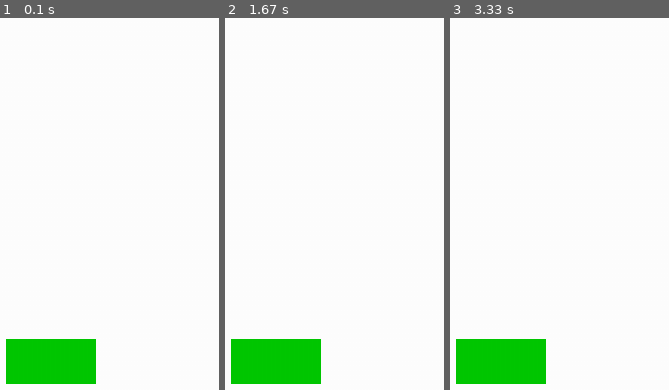
Above: before the commit, frames 1-3 (left to right).
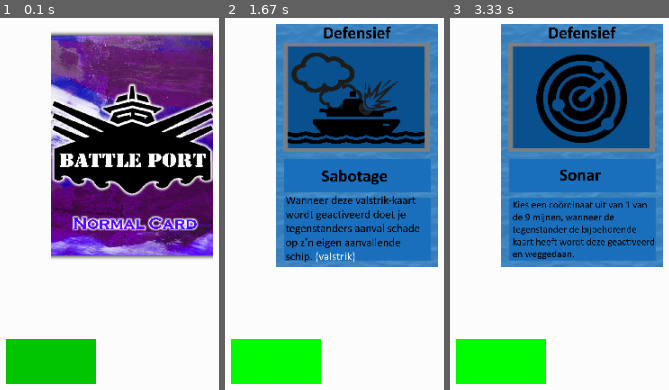
Above: after the commit, the same moments.

Repository: goru47/INF1L-PRJ-2
Game: pygame game, started from blit random cards.py
Same seed, same stepped clock (60 frames per second), same inputs: the game is played once before the commit and once after it.
Inputs (mouse positions are in pixels of both pictures, inside the frame that each line leads up to):
- Up to frame 1 (0.1 s): no input
- Up to frame 2 (1.67 s): click (332, 96) at 1.47 s
- Up to frame 3 (3.33 s): press the mouse at (557, 96) at 1.77 s; move the mouse to (outside the picture) at 1.87 s; move the mouse to (outside the picture) at 1.97 s; release the mouse at (outside the picture) at 2 s; click (625, 25) at 2.27 s; press the mouse at (625, 25) at 2.57 s; move the mouse to (outside the picture) at 2.67 s; release the mouse at (outside the picture) at 2.8 s; move the mouse to (509, 99) at 2.93 s; click (509, 99) at 3.07 s

The runs differ from the first frame. In frame 1, 43% of the frame differs, in the area x 23-98%, y 3-65%; in frame 2, 53%; in frame 3, 53%, in the area x 2-98%, y 1-99%.

Commit message:
Update blit random cards.py

Diff:
--- a/blit random cards.py
+++ b/blit random cards.py
@@ -8,7 +8,7 @@
 window = pygame.display.set_mode((1000,600))
 
 #window naam instellen
-pygame.display.set_caption("blit card")
+pygame.display.set_caption("een kaart van de stapel pakken")
 
 # icoon toevoegen
 gameIcon = pygame.image.load('images/BPicon.png')
@@ -48,6 +48,10 @@
 
 # load card sprite
 
+normaal = pygame.image.load("backnorm.png")
+normaal = pygame.transform.scale(normaal, (int(cardsizeX), int(cardsizeY)))
+
+
 #card offensive advanced rifling
 CardOfAdRi = pygame.image.load("kaartoffensief_advrifling.png")#locatie en naam van de afbeelding
 CardOfAdRi = pygame.transform.scale(CardOfAdRi, (int(cardsizeX), int(cardsizeY)))
@@ -128,23 +132,24 @@
 
          #scherm
         window.fill(white)
+        window.blit(normaal, (cardposX, cardposY))
         mouse = pygame.mouse.get_pos()
 
-        # button tekenen
+        # button tekenen                           posx posy sx sy
         knopje = pygame.draw.rect(window, green, (150, 450, 100, 50))
 
 
         # Als de knop aangeklikt wordt:
         ev = pygame.event.get
-        if 150 + 100 > mouse[0] > 150 and 450 + 50 > mouse[1] > 450 and event.type == pygame.MOUSEBUTTONDOWN:
-
+        if cardposX + cardsizeX > mouse[0] > cardposX and cardposY + cardsizeY > mouse[1] > cardposY and event.type == pygame.MOUSEBUTTONUP:
+            pygame.draw.rect(window, bright_green, (150, 450, 100, 50))
+
+            eenkaart = random.randint(1, 43)
 
             trek_kaart = True
 
             if trek_kaart == True:
-                pygame.draw.rect(window, bright_green, (150, 450, 100, 50))
-
-                eenkaart = random.randint(1, 43)
+
 
                 #blit cards
 
